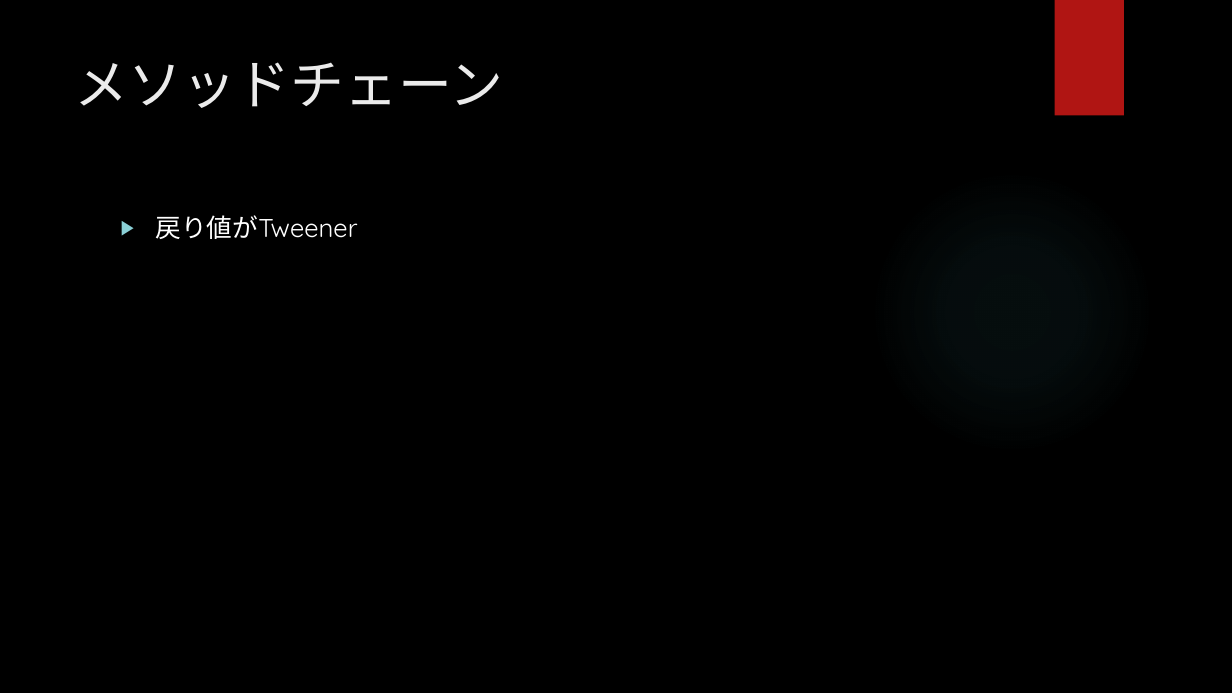
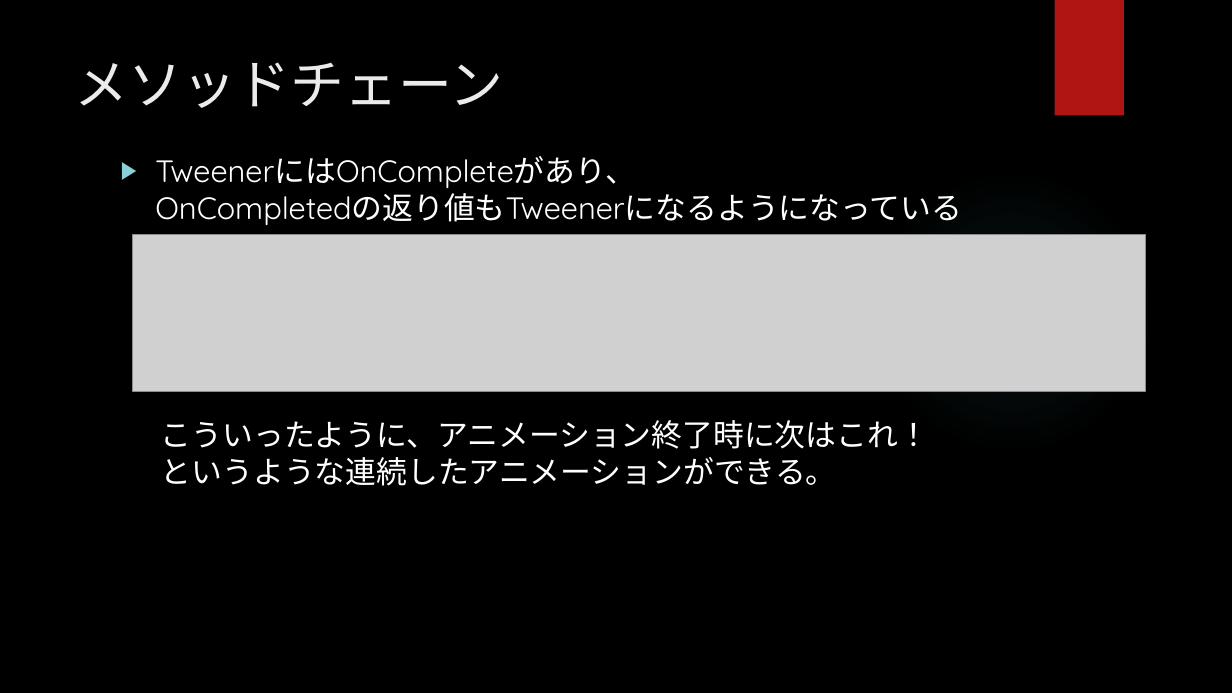
Before and after one commit to hopesnow/Study, a slide deck: slide 8 of RHStudy/Documents/プレゼンテーション1.pptx. Drawn at 1232x693 pixels with LibreOffice and Linux fonts; fonts in the diff are those of the drawing; grey boxes stand for pictures; background and template pictures are left out. Boxes give left, top, right and bottom in pixels: in the first picture for what was removed or moved away, otherwise in the second. Text is boxed around its words. In the diff, an @@ line names an element or a change of style, - is before the commit and + after.

```diff
--- a/RHStudy/Documents/プレゼンテーション1.pptx
+++ b/RHStudy/Documents/プレゼンテーション1.pptx
@@ text at (155,156,962,225): text changed; size 20 to 24 pt @@
-▶ 戻り値がTweener
+▶ TweenerにはOnCompleteがあり、
+  OnCompletedの返り値もTweenerになるようになっている
@@ picture added at (132,234,1146,391) @@
@@ text added at (161,420,929,486), 24 pt, text #FFFFFF @@
+こういったように、アニメーション終了時に次はこれ！
+というような連続したアニメーションができる。
```
Also in this commit, not shown: 6 other slides changed, 4 slides added, 2 slides removed, 1 other file.
